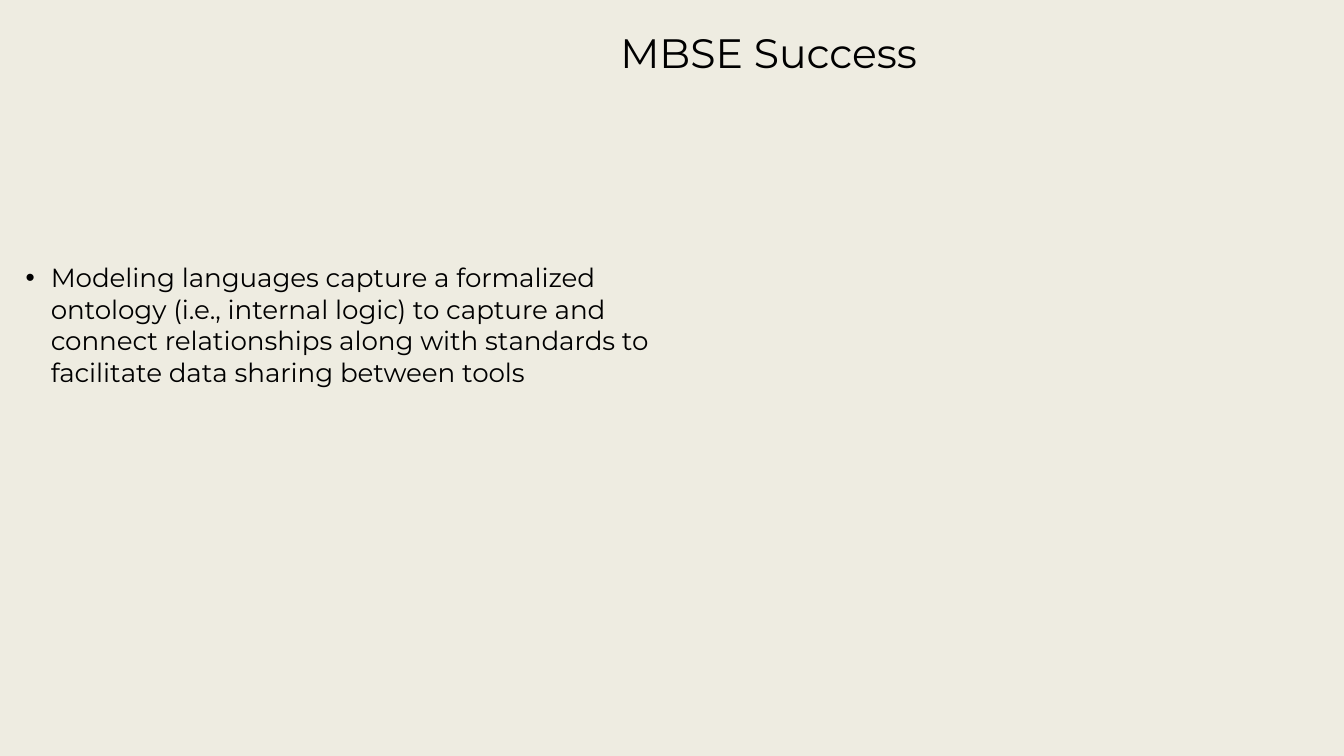
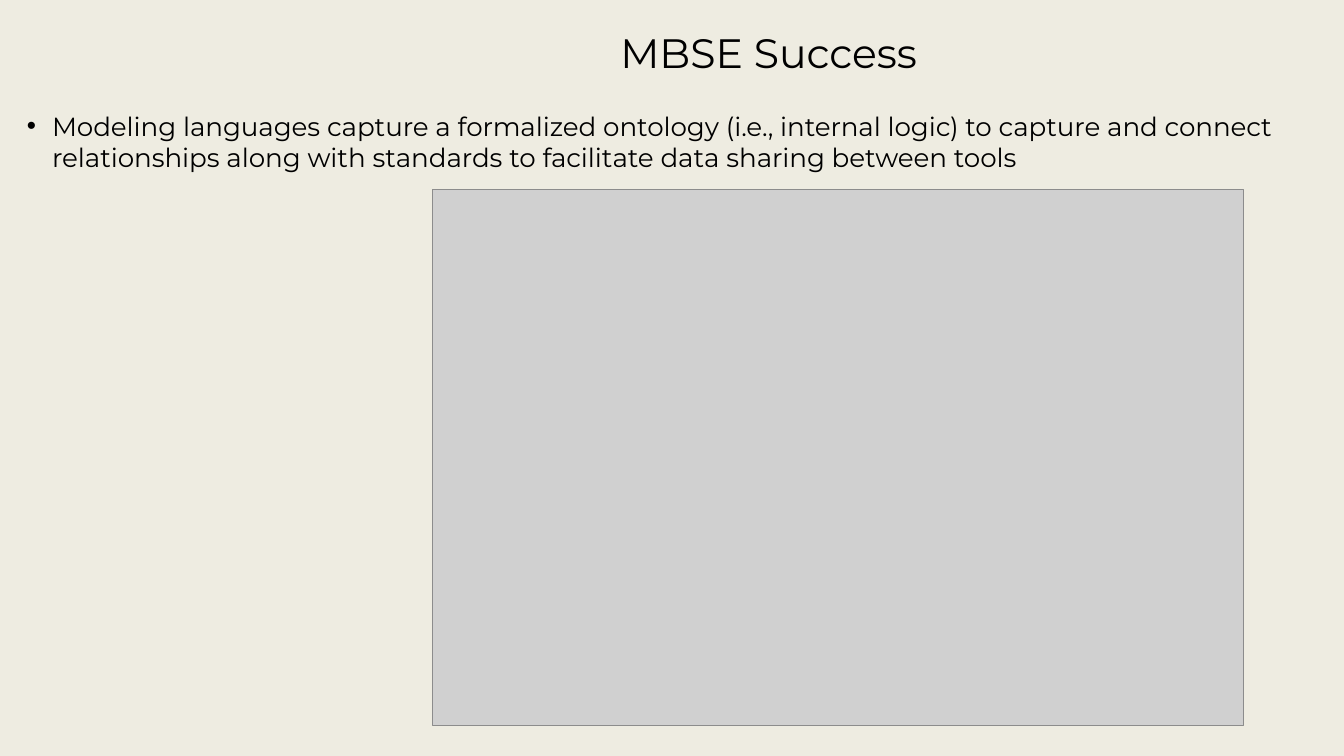
Before and after one commit to srudder16/Lifecycle_Modeling, a slide deck: slide 7 of 2025_WSRC/2026 WSRC Tutorial - 1.pptx. Drawn at 1344x756 pixels with LibreOffice and Linux fonts; fonts in the diff are those of the drawing; grey boxes stand for pictures; background and template pictures are left out. Boxes give left, top, right and bottom in pixels: in the first picture for what was removed or moved away, otherwise in the second. Text is boxed around its words. In the diff, an @@ line names an element or a change of style, - is before the commit and + after.

```diff
--- a/2025_WSRC/2026 WSRC Tutorial - 1.pptx
+++ b/2025_WSRC/2026 WSRC Tutorial - 1.pptx
@@ text "Modeling languages capture a formalized ..." rewrapped from [51, 267, 649, 388] to [52, 116, 1272, 173] @@
@@ picture added at [433, 190, 1244, 725] @@
```
Also in this commit, not shown: 17 other slides changed, 1 slide added, 1 slide removed.
